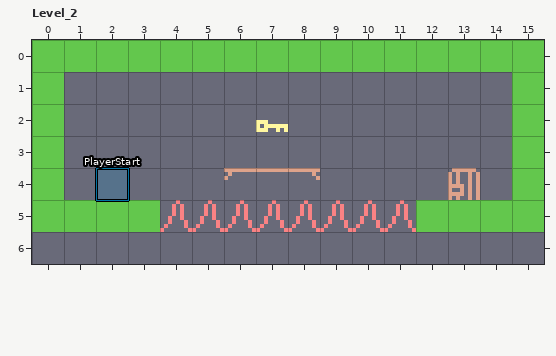
An edit to a level. LDtk project, ressources/main.ldtk. The picture above was drawn from the file before the commit.
Cells are 8x8 px. Shown: Level_2 x 0..15, y 0..6. The commit also changed other parts of the map, which this record leaves out. The old version is drawn lined up with the new one.
The same view after the edit:
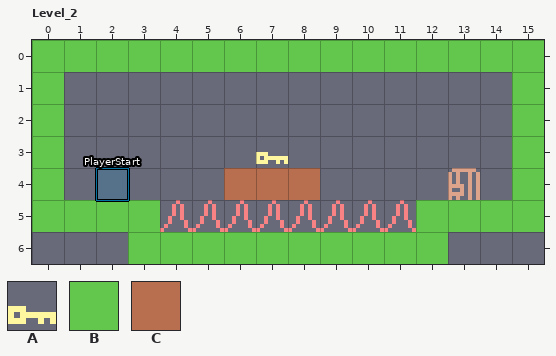
Key: from "Main": A 106; from "Map_Information": B 1 "Collision", C 2 "Passthrough".
_ is an empty cell, . an unchanged one.
Objects are placed by their top-left corner, in cells (3,4 is the top-left corner of cell 3,4); size is 1x1 cell unless given.
What changed:
map size 16x6 -> 16x7 cells
--- layer "Information"
-A "Key" at 7,2
+A "Key" at 7,3
--- layer "Map_Information"
@@ x 6..8 @@
-4 ___
+4 CCC
@@ x 3..12 @@
-6 __________
+6 BBBBBBBBBB
